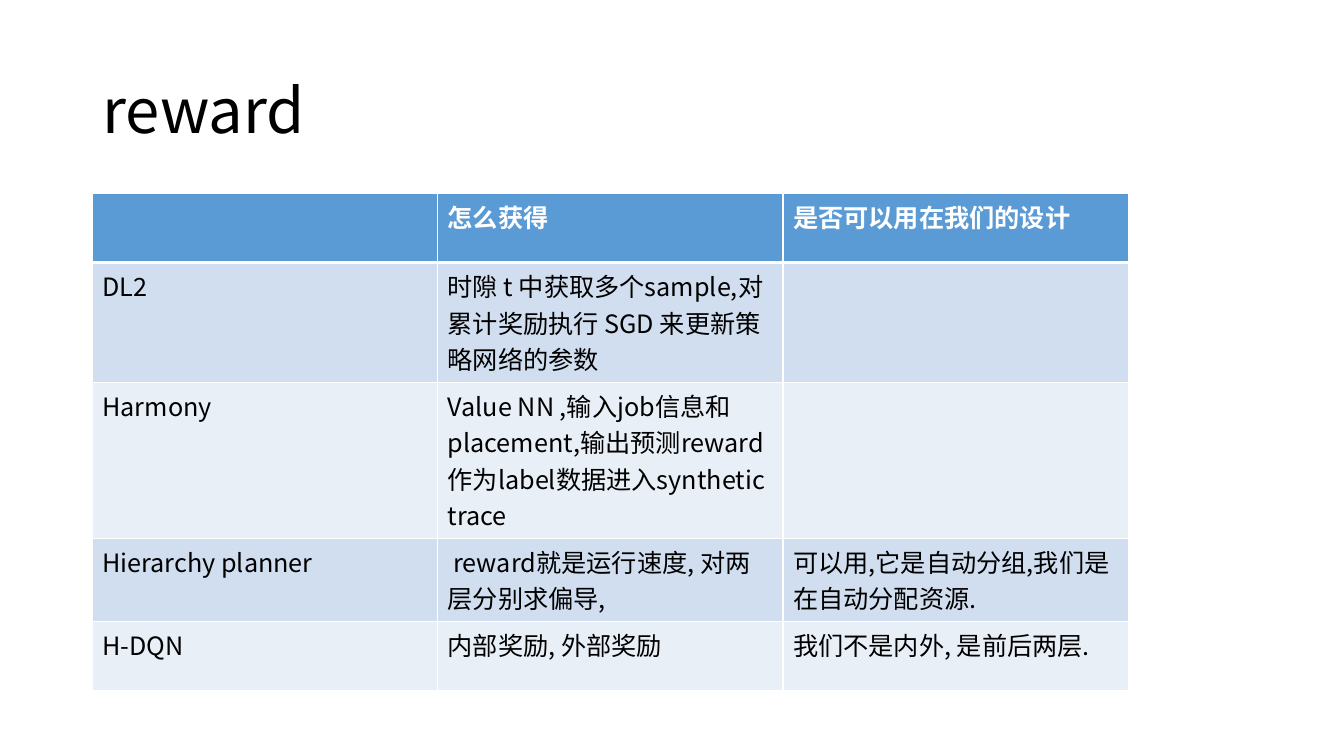
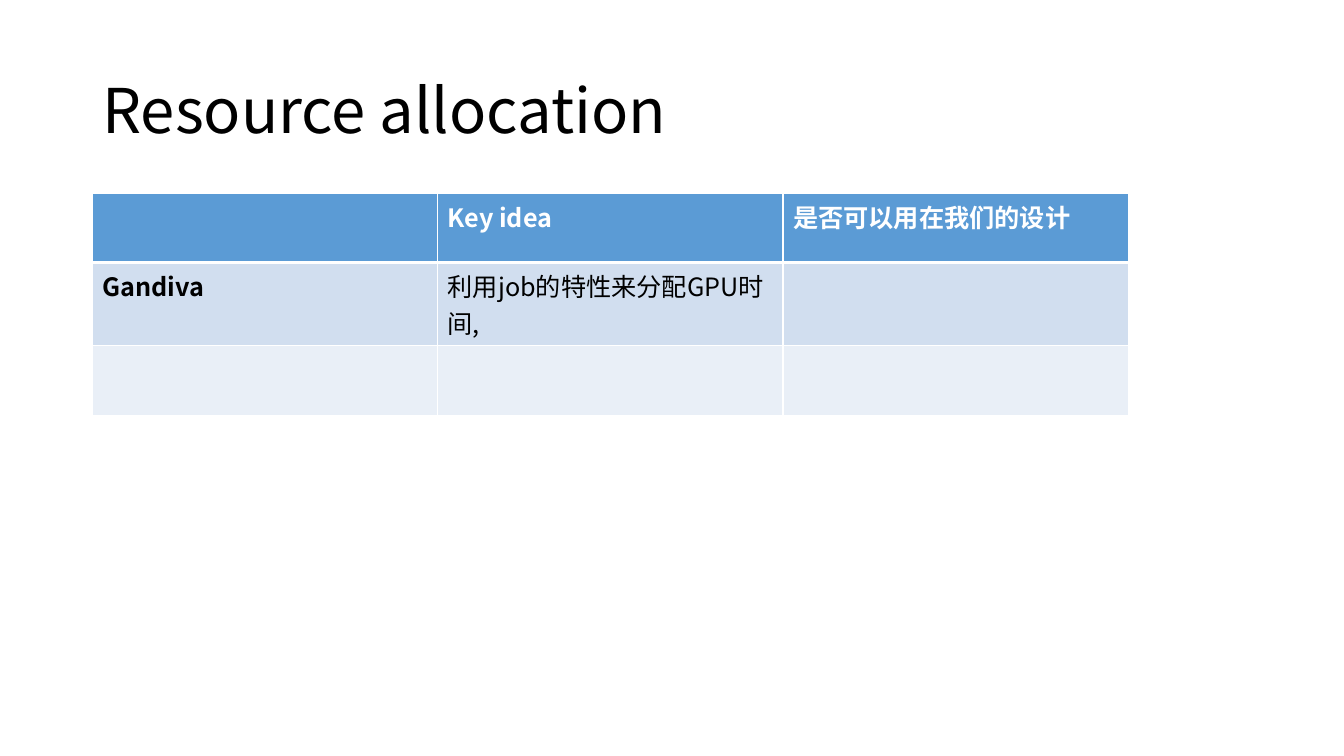
Before and after one commit to LukeLIN-web/distrubuted-ML-system, a slide deck: slide 3 of week report/8.11 report.pptx (slide 5 before the commit). Drawn at 1344x756 pixels with LibreOffice and Linux fonts; fonts in the diff are those of the drawing. Boxes give left, top, right and bottom in pixels: in the first picture for what was removed or moved away, otherwise in the second. Text is boxed around its words. In the diff, an @@ line names an element or a change of style, - is before the commit and + after.

```diff
--- a/week report/8.11 report.pptx
+++ b/week report/8.11 report.pptx
@@ title at (x1=102, y1=84, x2=667, y2=134): text changed @@
-reward
+Resource allocation
@@ table at (x1=93, y1=194, x2=1130, y2=403) @@
-row 1:  | 怎么获得 | 是否可以用在我们的设计
-row 2: DL2 | 时隙 t 中获取多个sample,对累计奖励执行 SGD 来更新策略网络的参数 | 
-row 3: Harmony | Value NN ,输入job信息和placement,输出预测reward 作为label数据进入synthetic trace | 
-row 4: Hierarchy planner | reward就是运行速度, 对两层分别求偏导, | 可以用,它是自动分组,我们是在自动分配资源.
-row 5: H-DQN | 内部奖励, 外部奖励 | 我们不是内外, 是前后两层.
+row 1:  | Key idea | 是否可以用在我们的设计
+row 2: Gandiva | 利用job的特性来分配GPU时间, | 
+row 3:  |  | 
```
Also in this commit, not shown: 3 other slides changed, 1 slide added, 2 slides removed, 7 other files.
